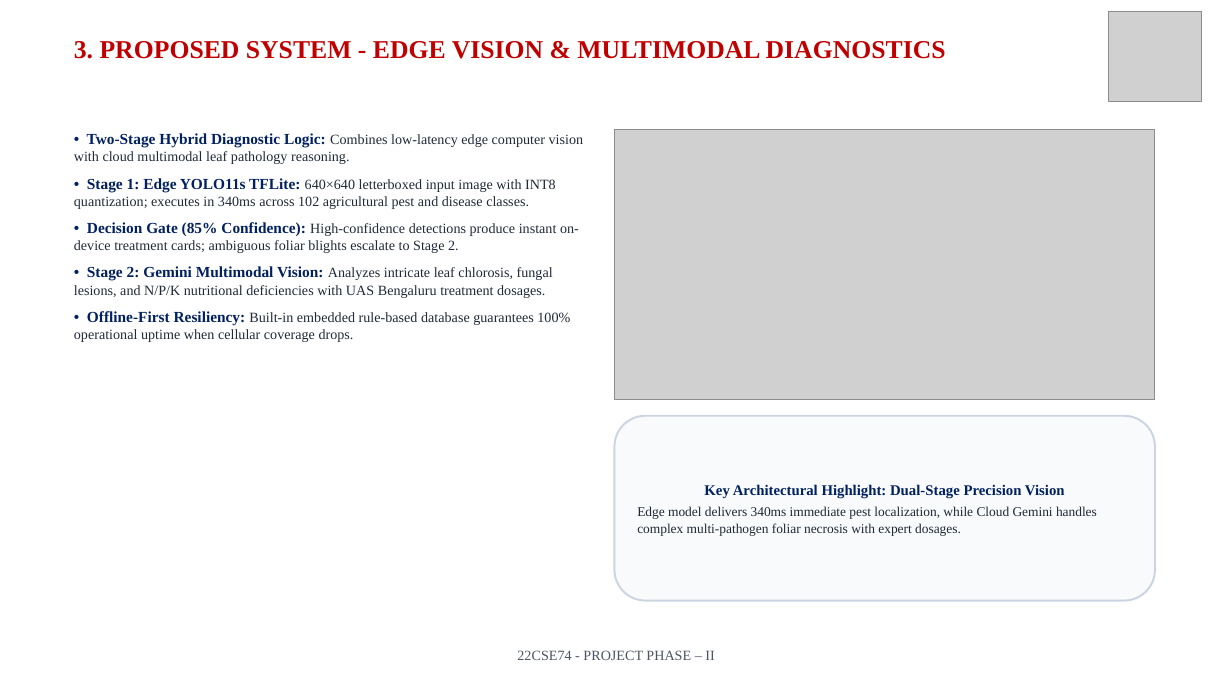
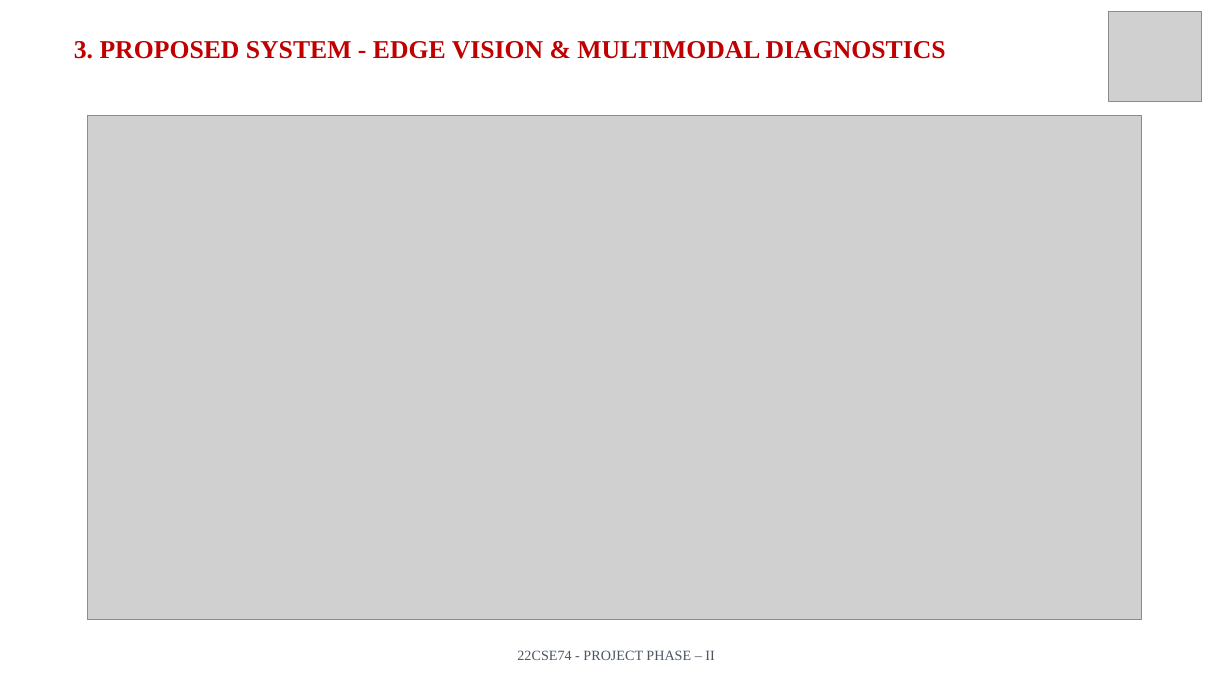
Before and after one commit to Naveenkm07/Major-Krushikadhara-figma, a slide deck: slide 7 of Project Phase-II_Review 2_ PPT Template.pptx. Drawn at 1232x693 pixels with LibreOffice and Linux fonts; fonts in the diff are those of the drawing; grey boxes stand for pictures. Boxes give left, top, right and bottom in pixels: in the first picture for what was removed or moved away, otherwise in the second. Text is boxed around its words. In the diff, an @@ line names an element or a change of style, - is before the commit and + after.

Commit message:
fix(ppt): upgrade all diagrams to full-slide 4800x2300 Retina resolution, replace low-res logos with official HD crest, and maximize clarity across all 21 slides

```diff
--- a/Project Phase-II_Review 2_ PPT Template.pptx
+++ b/Project Phase-II_Review 2_ PPT Template.pptx
@@ picture added at box(88, 116, 1141, 619) @@
@@ text removed at box(74, 133, 584, 342) @@
-• Two-Stage Hybrid Diagnostic Logic: Combines low-latency edge computer vision with cloud multimodal leaf pathology reasoning.
-• Stage 1: Edge YOLO11s TFLite: 640×640 letterboxed input image with INT8 quantization; executes in 340ms across 102 agricultural pest and disease classes.
-• Decision Gate (85% Confidence): High-confidence detections produce instant on-device treatment cards; ambiguous foliar blights escalate to Stage 2.
-• Stage 2: Gemini Multimodal Vision: Analyzes intricate leaf chlorosis, fungal lesions, and N/P/K nutritional deficiencies with UAS Bengaluru treatment dosages.
-• Offline-First Resiliency: Built-in embedded rule-based database guarantees 100% operational uptime when cellular coverage drops.
@@ picture removed at box(615, 129, 1155, 399) @@
@@ rounded rectangle removed at box(615, 416, 1155, 601) @@
-Key Architectural Highlight: Dual-Stage Precision Vision
-Edge model delivers 340ms immediate pest localization, while Cloud Gemini handles complex multi-pathogen foliar necrosis with expert dosages.
```
Also in this commit, not shown: 6 other slides changed, 17 other files.
